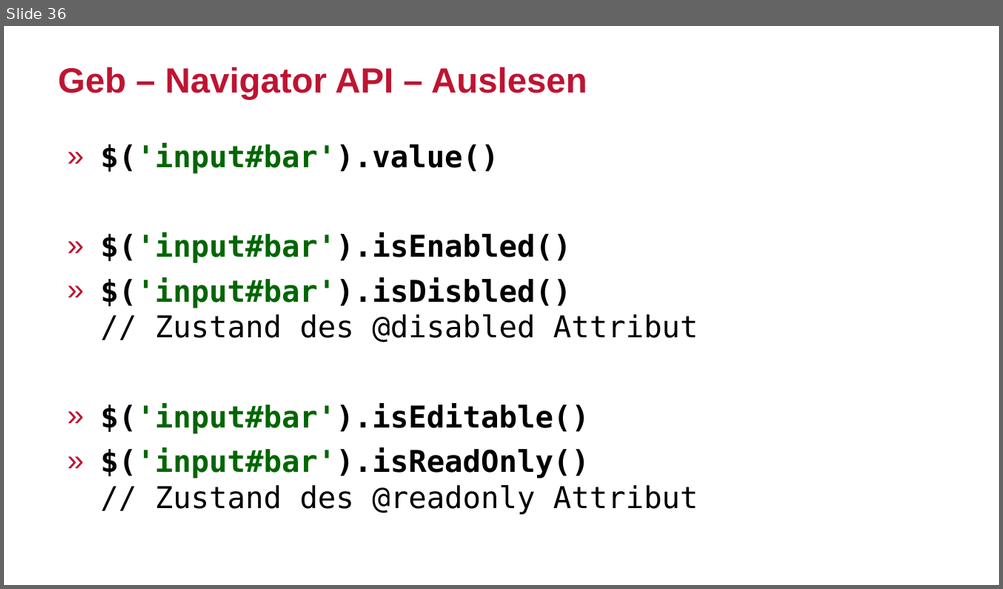
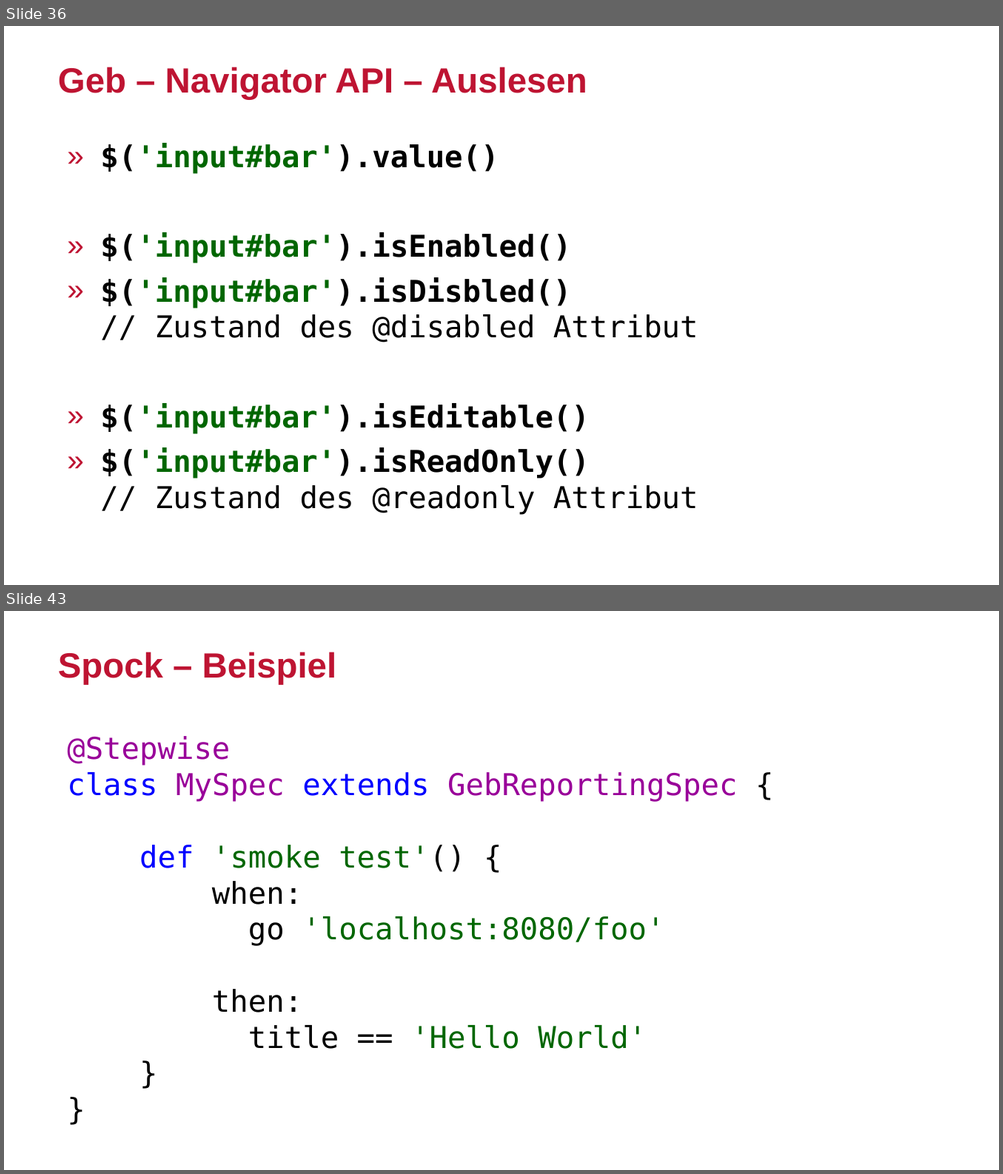
Before and after one commit to sclassen/sessions, a slide deck: javaland2017/ui-tests-with-geb/slides.odp. Shown one above the other, each under a label of ours: slide 36 before the commit, slides 36 and 43 after it; the slides between them are not shown. The pictures are 1003x589 and 1003x1174 pixels, drawn with LibreOffice and Linux fonts; fonts in the diff are those of the drawing; background and template pictures are left out. Boxes give left, top, right and bottom in pixels: in the first picture for what was removed or moved away, otherwise in the second. Text is boxed around its words. In the diff, an @@ line names an element or a change of style, - is before the commit and + after.

```diff
--- a/javaland2017/ui-tests-with-geb/slides.odp
+++ b/javaland2017/ui-tests-with-geb/slides.odp
@@ slide 43 added at (x1=4, y1=611, x2=999, y2=1170), background #FFFFFF @@
@@ title added at (x1=58, y1=652, x2=337, y2=684), 28 pt, text #BE1432, bold @@
+Spock – Beispiel
@@ text added at (x1=67, y1=736, x2=737, y2=1049), 24 pt, text #006600 @@
+@Stepwise
+class MySpec extends GebReportingSpec {
+def 'smoke test'() {
+when:
+go 'localhost:8080/foo'
+then:
+title == 'Hello World'
+}
+}
```
Also in this commit, not shown: 7 other slides added.
